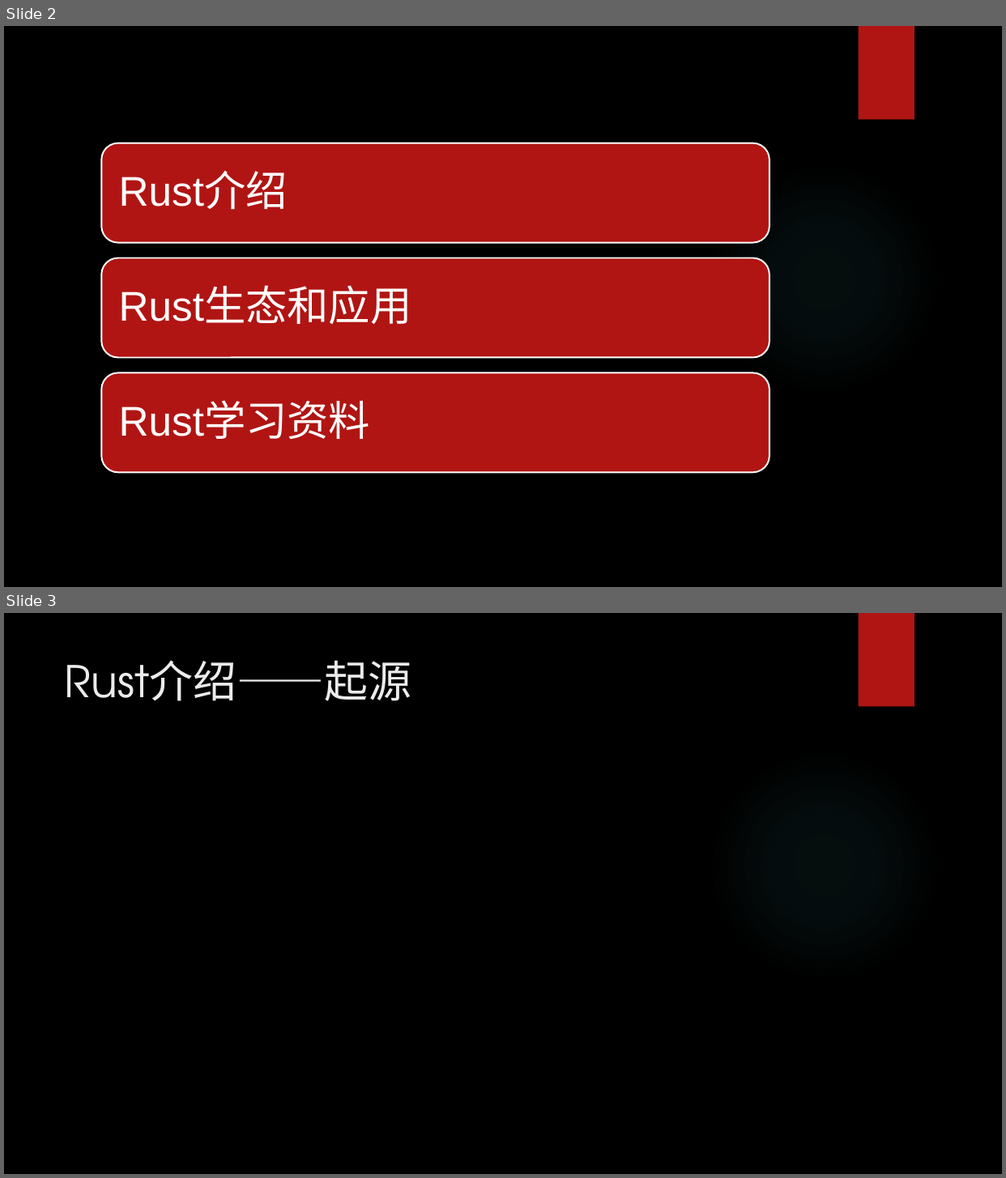
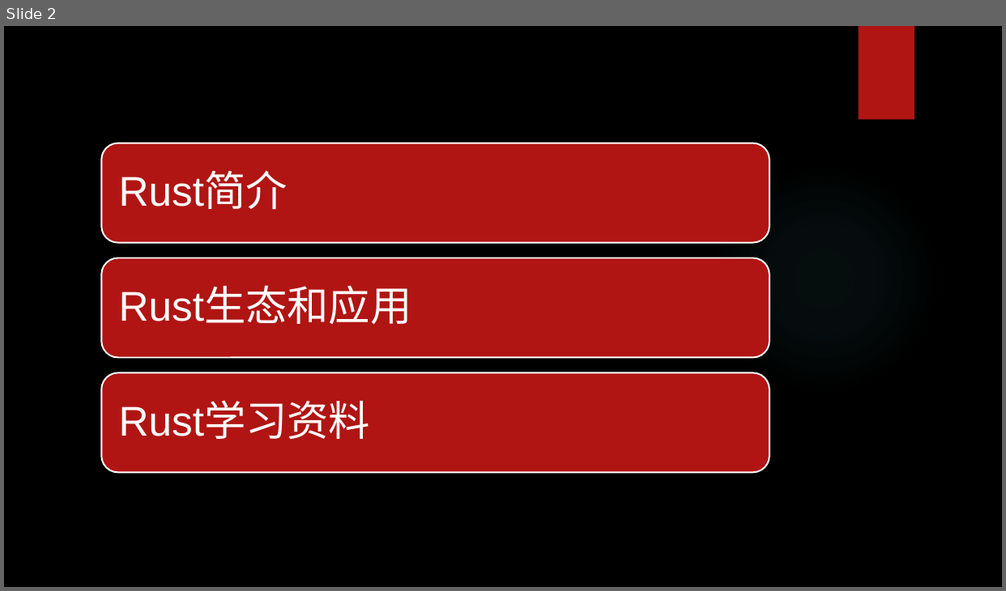
Before and after one commit to hengli-coder/rust_learning, a slide deck: Rust调研.pptx. Shown one above the other, each under a label of ours: slides 2 and 3 before the commit, slide 2 after it. The pictures are 1006x1178 and 1006x591 pixels, drawn with LibreOffice and Linux fonts; fonts in the diff are those of the drawing; background and template pictures are left out. Boxes give left, top, right and bottom in pixels: in the first picture for what was removed or moved away, otherwise in the second. Text is boxed around its words. In the diff, an @@ line names an element or a change of style, - is before the commit and + after.

```diff
--- a/Rust调研.pptx
+++ b/Rust调研.pptx
@@ slide 3 removed at [4, 613, 1002, 1174], background picture (left out); not listed: 2 template elements that a slide beside it also shows @@
@@ title removed at [65, 660, 412, 701] @@
-Rust介绍——起源
@@ slide 2 changed as well @@
@@ text at [119, 173, 288, 210]: text changed @@
-Rust介绍
+Rust简介
```
Also in this commit, not shown: 1 other slide changed, 12 slides added.
